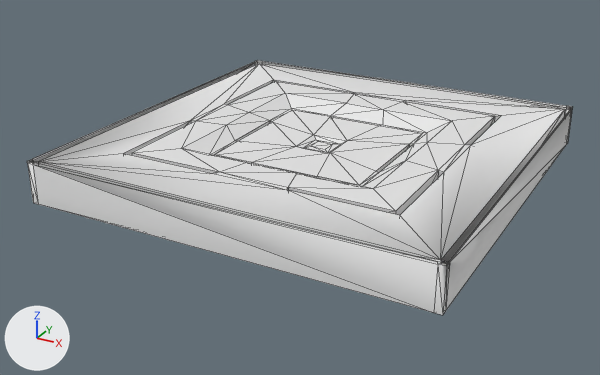
Renders of the COLLADA model Assets/World/Levels/module_0.dae from each side of a commit.
Camera for both pictures: a 50 mm lens placed at (35.6, -69.7, 28.3), pointed at (-1.4, -2.3, -5.4). Arrows for +X, +Y and +Z are at lower left; the lights stay in place. Mesh edges are drawn as thin lines. Where no turn or scale is listed for an object, it has been applied to the vertices. Vertices at the same position are counted once.

The first picture shows 'SCENE'.
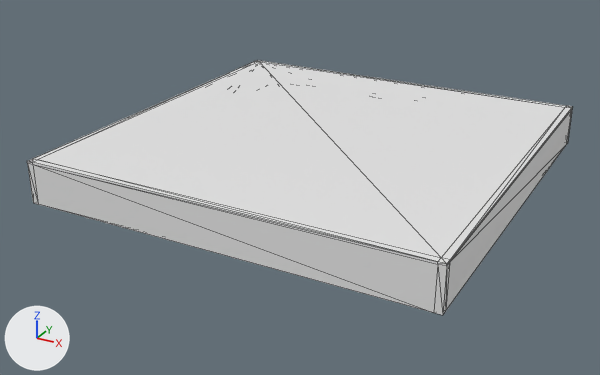
The newer file is also rescaled (x0.662), turned or shifted as a whole; pictures and numbers use the older file's frame.

The edits, one by one:
me_scene is used by ob_scene; location (0.0, 0.0, 0.0).
me_scene had 188 vertices, 378 faces and spanned x -20.0..20.0, y -20.0..20.0, z -5.1..0.1.
me_scene now has 192 vertices, 396 faces and spans x -20.0..20.0, y -20.0..20.0, z -5.1..0.1.
Part 1, on me_scene:
6 faces are deleted.
4 vertices are added at (-19.3, 19.3, 0.1), (19.3, 19.3, 0.1), (-19.3, -19.3, 0.1), (19.3, -19.3, 0.1).
24 new faces join them.

What differs and where, as boxes [x1, y1, x2, y2] in the pictures (600 x 375 px):
part 1 of me_scene, built on: after [28, 60, 572, 264]
